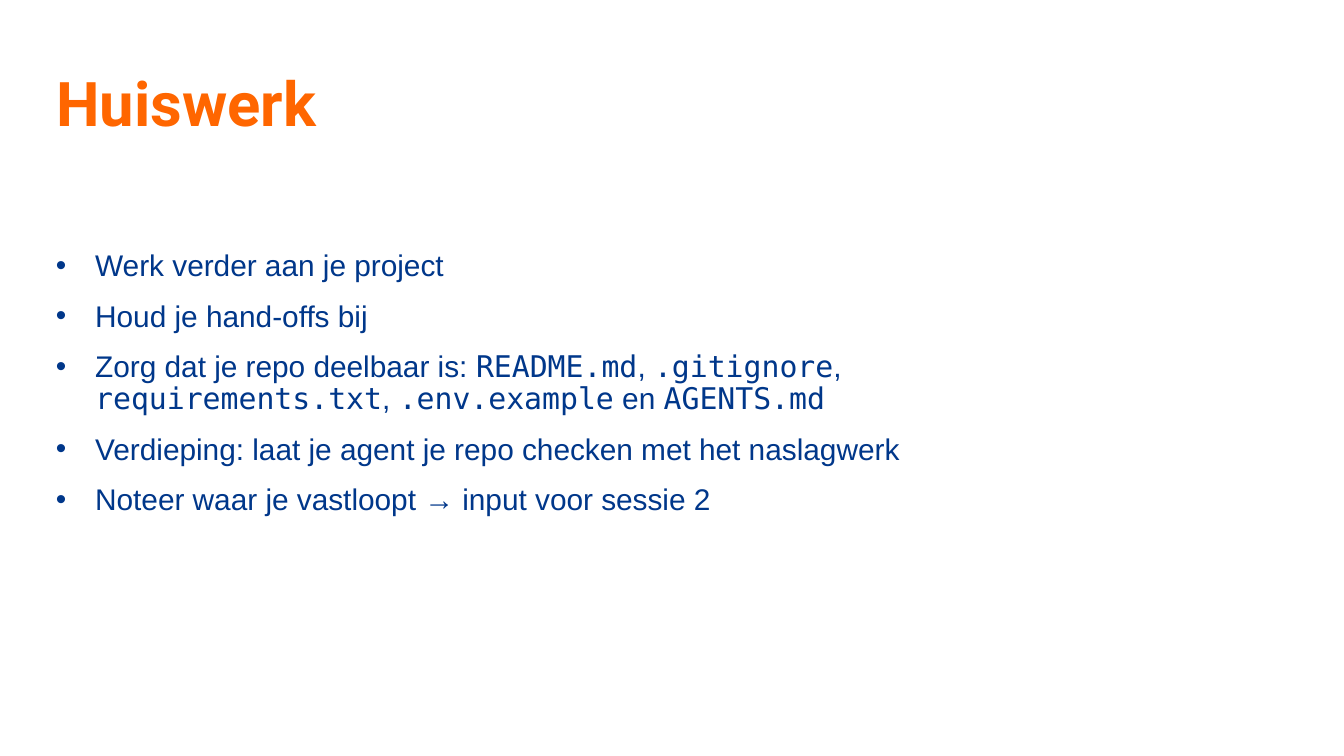
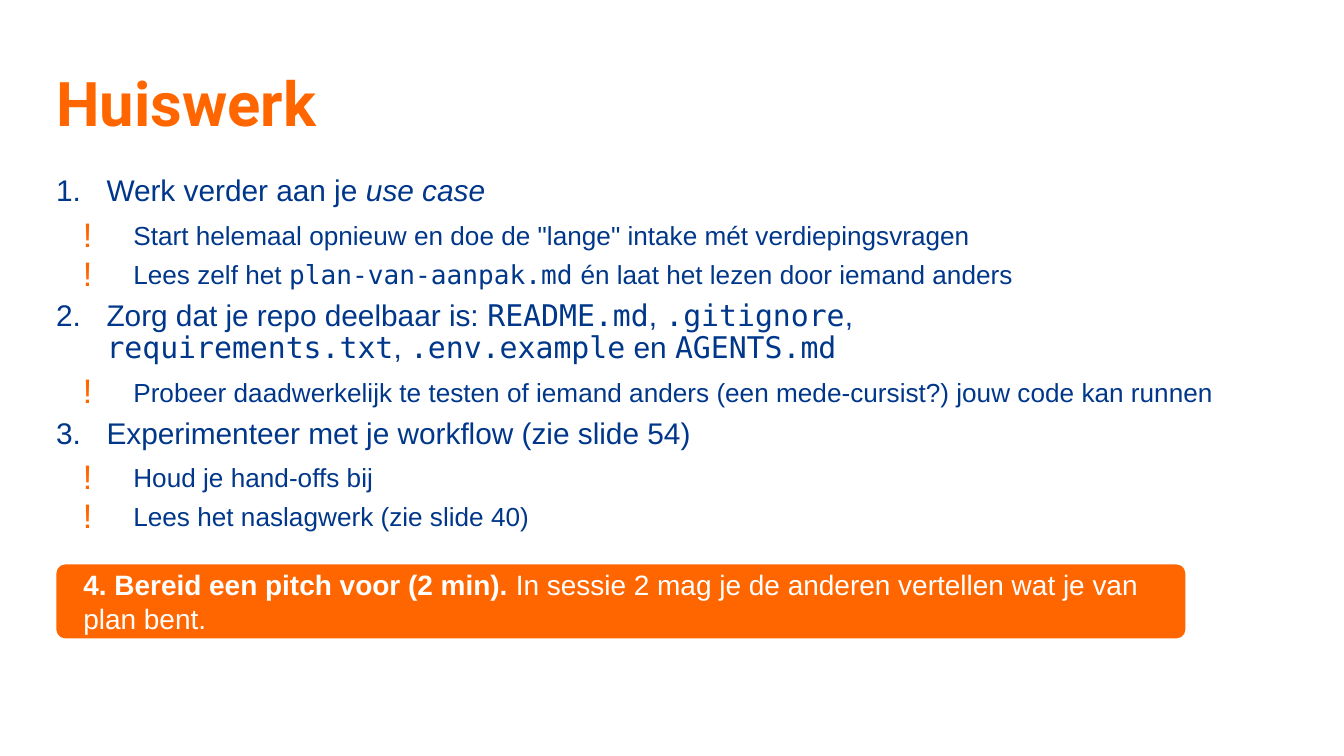
Before and after one commit to TeamNLSportScienceCentre/teamnl-agentic-engineering, a slide deck: slide 75 of docs/agentic-engineering-sessie-1.pptx. Drawn at 1344x756 pixels with LibreOffice and Linux fonts; fonts in the diff are those of the drawing; background and template pictures are left out. Boxes give left, top, right and bottom in pixels: in the first picture for what was removed or moved away, otherwise in the second. Text is boxed around its words. In the diff, an @@ line names an element or a change of style, - is before the commit and + after.

```diff
--- a/docs/agentic-engineering-sessie-1.pptx
+++ b/docs/agentic-engineering-sessie-1.pptx
@@ text "Werk verder aan je use ...": place and size @@
-text "Werk verder aan je use ..." at (95,254,900,516)
+text "Werk verder aan je use ..." at (107,179,1212,532)
@@ text at (107,179,1212,449): text changed; size 16 to 14 pt @@
-  • Werk verder aan je project
+  1. Werk verder aan je use case
+    ! Start helemaal opnieuw en doe de "lange" intake mét verdiepingsvragen
+    ! Lees zelf het plan-van-aanpak.md én laat het lezen door iemand anders
+  2. Zorg dat je repo deelbaar is: README.md, .gitignore, requirements.txt, .env.example en AGENTS.md
+    ! Probeer daadwerkelijk te testen of iemand anders (een mede-cursist?) jouw code kan runnen
+  3. Experimenteer met je workflow (zie slide 54)
@@ text at (133,468,373,493): size 16 to 14 pt in "Houd je hand-offs bij"; bullet • to !; list level 2 to 3 in "Houd je hand-offs bij" @@
@@ text at (133,507,529,532): text changed; size 16 to 14 pt @@
-  • Zorg dat je repo deelbaar is: README.md, .gitignore, requirements.txt, .env.example en AGENTS.md
-  • Verdieping: laat je agent je repo checken met het naslagwerk
-  • Noteer waar je vastloopt → input voor sessie 2
+    ! Lees het naslagwerk (zie slide 40)
@@ rounded rectangle added at (56,564,1185,638), fill #FF6600 @@
@@ text added at (83,574,1138,634), 15 pt, text #FFFFFF @@
+4. Bereid een pitch voor (2 min). In sessie 2 mag je de anderen vertellen wat je van plan bent.
```
Also in this commit, not shown: 5 other slides changed, 1 slide added, 1 slide removed, 3 other files.
